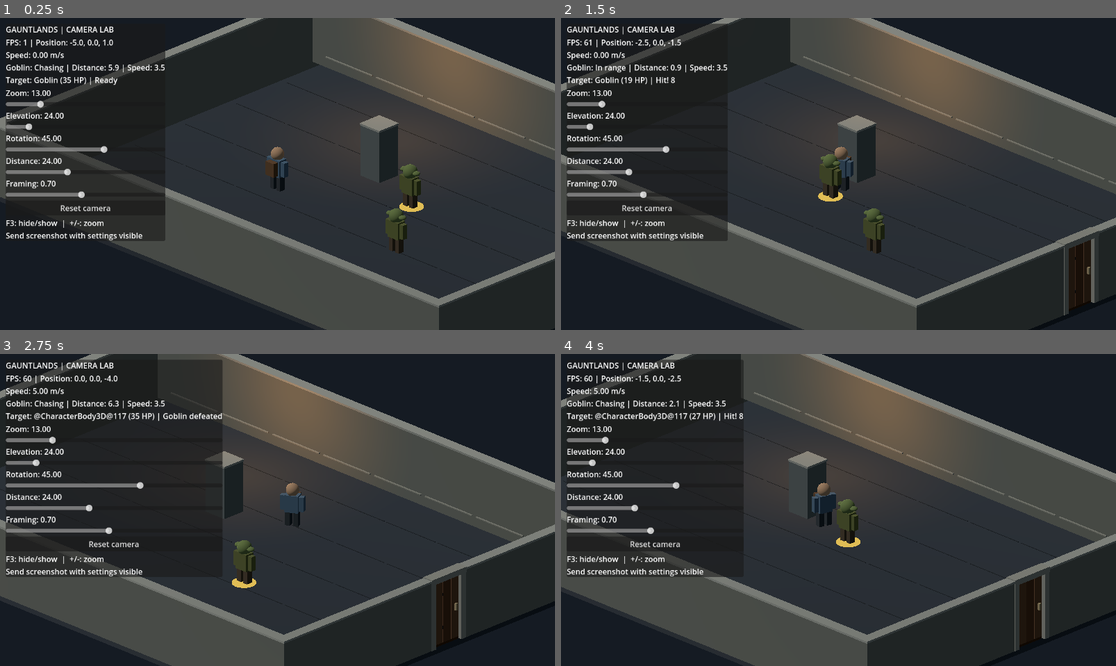
Above: before the commit, frames 1-4 (two rows, left to right).
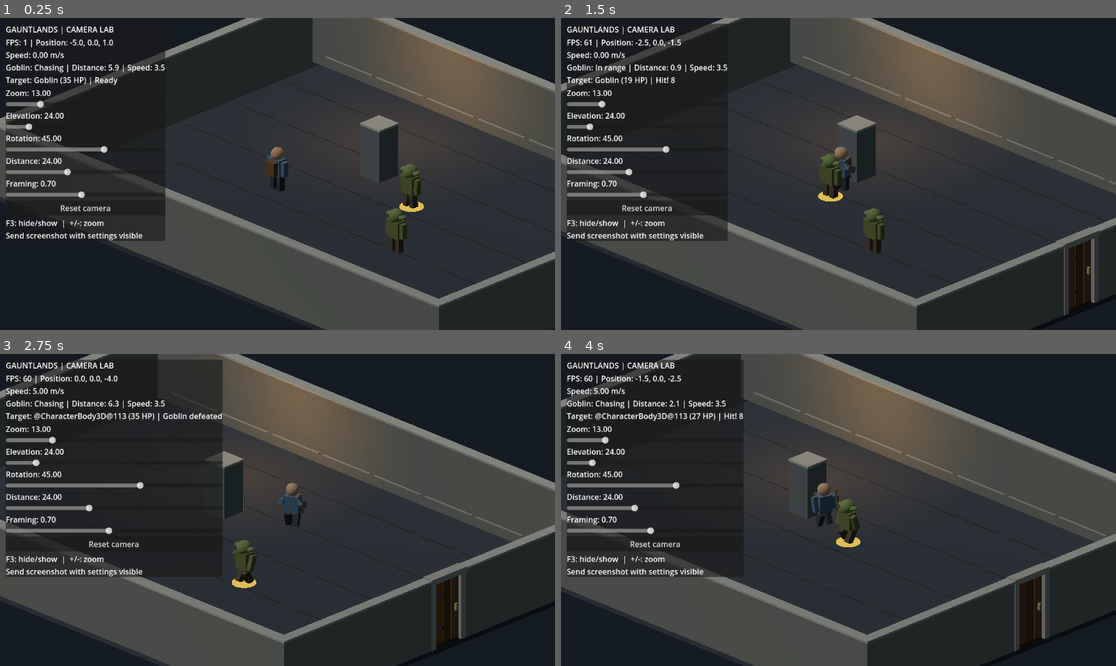
Above: after the commit, the same moments.

Repository: Jonty303/Project-Gauntlands
Game: Godot game, scene res://scenes/experiment_25d.tscn
Same seed, same stepped clock (60 frames per second), same inputs: the game is played once before the commit and once after it. This scene is started directly instead of the project's main scene.
Inputs (mouse positions are in pixels of both pictures, inside the frame that each line leads up to):
- Up to frame 1 (0.25 s): no input
- Up to frame 2 (1.5 s): tap Enter (ui_accept) at 0.5, 0.77 s; move the mouse to (960, 158) at 0.52 s; hold D (move_right) 0.53-1.25 s; hold Space (attack) 0.53-1.25 s; click (960, 158) at 0.67 s; drag from (727, 189) to (810, 236) at 1.27 s
- Up to frame 3 (2.75 s): move the mouse to (333, 441) at 2.02 s; hold D (move_right) from 2.03 s (still down); hold Space (attack) from 2.03 s (still down); tap E (target_next) at 2.1 s
- Up to frame 4 (4 s): release D (move_right) at 2.75 s; release Space (attack) at 2.75 s; drag from (810, 572) to (672, 463) at 2.77 s; move the mouse to (1005, 556) at 3.52 s; hold A (move_left) from 3.53 s (still down); hold Space (attack) from 3.53 s (still down); tap Tab (weapon_toggle) at 3.6 s; tap Enter (ui_accept) at 3.77 s

The runs differ from the first frame. In frame 1, less than 0.1% of the frame differs, in the area x 49-76%, y 41-66%; in frame 2, less than 0.1%; in frame 3, 0.2%, in the area x 22-56%, y 18-74%; in frame 4, 0.2%.

Commit message:
Wire animated limbs, bow firing, arrows and goblin hit reactions into 2.5D combat

Diff:
--- a/scripts/experiment_25d.gd
+++ b/scripts/experiment_25d.gd
@@ -4,6 +4,7 @@
 const GOBLIN_SPEED := 3.5
 const GOBLIN_DETECTION := 12.0
 const GOBLIN_STOP := 1.15
+const CHARACTER_ANIMATION = preload("res://scripts/character_animation_25d.gd")
 const DEBUG_OVERLAY = preload("res://scripts/debug_overlay_25d.gd")
 const DUNGEON_DOOR = preload("res://scripts/dungeon_door_25d.gd")
 const START_ROOM = preload("res://scenes/rooms/starting_chamber.tscn")
@@ -157,6 +158,7 @@
         var leg_mesh := BoxMesh.new()
         leg_mesh.size = Vector3(0.23, 0.62, 0.29)
         leg.mesh = leg_mesh
+        leg.name = "LeftLeg" if side < 0.0 else "RightLeg"
         leg.position = Vector3(side * 0.18, 0.34, 0)
         var cloth := StandardMaterial3D.new()
         cloth.albedo_color = Color("#343b40") if is_hero else Color("#554634")
@@ -166,6 +168,7 @@
         var arm_mesh := BoxMesh.new()
         arm_mesh.size = Vector3(0.2, 0.65, 0.24)
         arm.mesh = arm_mesh
+        arm.name = "LeftArm" if side < 0.0 else "RightArm"
         arm.position = Vector3(side * 0.42, 1.04, 0)
         arm.material_override = torso_mat
         actor.add_child(arm)
@@ -188,6 +191,11 @@
         leather.albedo_color = Color("#6b4b31")
         pack.material_override = leather
         actor.add_child(pack)
+    var animator := Node3D.new()
+    animator.name = "Animator"
+    animator.set_script(CHARACTER_ANIMATION)
+    animator.set("is_hero", is_hero)
+    actor.add_child(animator)
 
 func _physics_process(delta: float) -> void:
     var direction := Input.get_vector("move_left","move_right","move_up","move_down")
@@ -311,6 +319,8 @@
     if attack_timer > 0.0:
         return
     attack_timer = ATTACK_INTERVAL
+    hero.get_node("Animator").call("play_attack")
+    _spawn_arrow(target.global_position + Vector3(0, 1.05, 0))
     var roll := randf()
     if roll < 0.15:
         combat_log = "Miss!"
@@ -318,6 +328,7 @@
     var critical := roll > 0.92
     var damage := 15 if critical else 8
     goblin_health[target] = int(goblin_health[target]) - damage
+    target.get_node("Animator").call("play_hit")
     combat_log = ("Critical! " if critical else "Hit! ") + str(damage)
     if int(goblin_health[target]) <= 0:
         var fallen := target
@@ -330,6 +341,24 @@
         # Require button release before firing at a different target.
         attack_timer = INF
 
+func _spawn_arrow(destination: Vector3) -> void:
+    var arrow := MeshInstance3D.new()
+    arrow.name = "Arrow"
+    var shaft := CylinderMesh.new()
+    shaft.top_radius = 0.025
+    shaft.bottom_radius = 0.025
+    shaft.height = 0.65
+    arrow.mesh = shaft
+    var wood := StandardMaterial3D.new()
+    wood.albedo_color = Color("#b58b55")
+    arrow.material_override = wood
+    add_child(arrow)
+    var origin := hero.global_position + Vector3(0, 1.2, 0)
+    arrow.global_position = origin
+    var flight := create_tween()
+    flight.tween_property(arrow, "global_position", destination, 0.16)
+    flight.tween_callback(arrow.queue_free)
+
 func _update_goblin() -> void:
     if goblins.is_empty():
         return
@@ -346,6 +375,8 @@
         goblin_state = "Idle" if goblin_distance > GOBLIN_DETECTION else "In range"
         goblin.velocity = Vector3.ZERO
     goblin.move_and_slide()
+    if goblin_state == "In range" and randf() < 0.008:
+        goblin.get_node("Animator").call("play_attack")
 
 func _update_wall_visibility() -> void:
     # Fade foreground walls for the hero and for enemies with a clear
